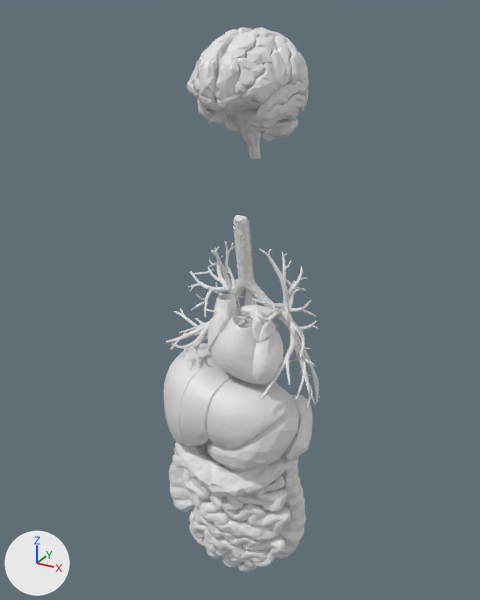
Two versions of the glTF model public/modelli/organi.glb, one commit apart.
The view is the same before and after, from a 50 mm camera at (0.416, -0.859, 1.652) aimed at (-0.017, -0.072, 1.258). The axes (+X, +Y, +Z) are drawn at lower left. The lights are the same throughout. The picture after the commit comes second. Where no turn or scale is listed for an object, it has been applied to the vertices.

Before the edit, the objects in view are built like this:
```python
me_fj2428 = bpy.data.meshes.new('FJ2428')
me_fj2428.from_pydata(...)  # 1869 vertices, 3724 faces; spans x -0.051..0.051, y -0.0467..0.0467, z -0.0458..0.0458
me_fj2561 = bpy.data.meshes.new('FJ2561')
me_fj2561.from_pydata(...)  # 124 vertices, 244 faces; spans x -0.029..0.029, y -0.0472..0.0472, z -0.0349..0.0349
me_fj2819 = bpy.data.meshes.new('FJ2819')
me_fj2819.from_pydata(...)  # 518 vertices, 1032 faces; spans x -0.0375..0.0375, y -0.0414..0.0414, z -0.0332..0.0332
ob_fj2428 = bpy.data.objects.new('FJ2428', me_fj2428)
ob_fj2428.location = (0.028, -0.13, 1.22)
ob_fj2561 = bpy.data.objects.new('FJ2561', me_fj2561)
ob_fj2561.location = (0.085, -0.093, 1.087)
ob_fj2819 = bpy.data.objects.new('FJ2819', me_fj2819)
ob_fj2819.location = (0.036, -0.161, 1.12)
# also in view: 'FJ2567' at (0.05, -0.096, 0.942); 'FJ2824' at (-0.063, -0.135, 1.146); 'FJ1789' at (0.051, -0.069, 1.539); 'FJ1787' at (0.032, -0.116, 1.591); 'FJ2564' at (0.038, -0.138, 1.098)
```
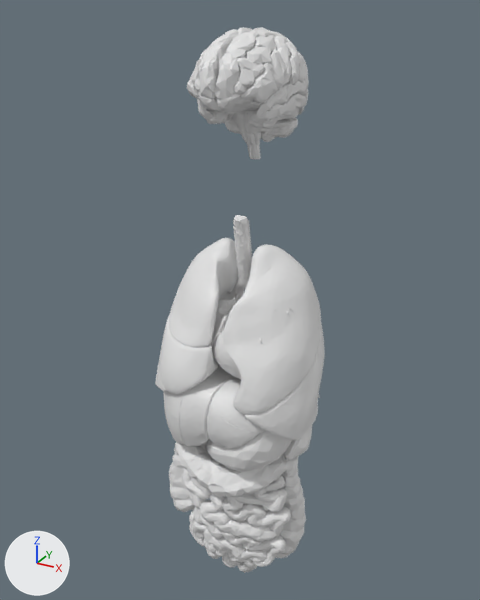
Edits to the scene script, one JSON object a line:
```json
{"op": "add", "block": "me_za_superior_lobe_of_right_lung", "code": ["me_za_superior_lobe_of_right_lung = bpy.data.meshes.new('ZA-superior-lobe-of-right-lung')", "me_za_superior_lobe_of_right_lung.from_pydata(...)  # 1190 vertices, 2324 faces; spans x -0.0533..0.0533, y -0.0746..0.0746, z -0.0657..0.0657"]}
{"op": "add", "block": "me_za_superior_lobe_of_left_lung", "code": ["me_za_superior_lobe_of_left_lung = bpy.data.meshes.new('ZA-superior-lobe-of-left-lung')", "me_za_superior_lobe_of_left_lung.from_pydata(...)  # 1409 vertices, 2786 faces; spans x -0.054..0.054, y -0.082..0.082, z -0.101..0.101"]}
{"op": "add", "block": "me_za_middle_lobe_of_right_lung", "code": ["me_za_middle_lobe_of_right_lung = bpy.data.meshes.new('ZA-middle-lobe-of-right-lung')", "me_za_middle_lobe_of_right_lung.from_pydata(...)  # 1116 vertices, 2217 faces; spans x -0.0568..0.0568, y -0.0718..0.0718, z -0.0496..0.0496"]}
{"op": "add", "block": "me_za_inferior_lobe_of_right_lung", "code": ["me_za_inferior_lobe_of_right_lung = bpy.data.meshes.new('ZA-inferior-lobe-of-right-lung')", "me_za_inferior_lobe_of_right_lung.from_pydata(...)  # 1273 vertices, 2535 faces; spans x -0.062..0.062, y -0.084..0.084, z -0.086..0.086"]}
{"op": "add", "block": "me_za_inferior_lobe_of_left_lung", "code": ["me_za_inferior_lobe_of_left_lung = bpy.data.meshes.new('ZA-inferior-lobe-of-left-lung')", "me_za_inferior_lobe_of_left_lung.from_pydata(...)  # 1396 vertices, 2776 faces; spans x -0.054..0.054, y -0.087..0.087, z -0.093..0.093"]}
{"op": "add", "block": "ob_za_superior_lobe_of_right_lung", "code": ["ob_za_superior_lobe_of_right_lung = bpy.data.objects.new('ZA-superior-lobe-of-right-lung', me_za_superior_lobe_of_right_lung)", "ob_za_superior_lobe_of_right_lung.location = (-0.06, -0.105, 1.289)"]}
{"op": "add", "block": "ob_za_superior_lobe_of_left_lung", "code": ["ob_za_superior_lobe_of_left_lung = bpy.data.objects.new('ZA-superior-lobe-of-left-lung', me_za_superior_lobe_of_left_lung)", "ob_za_superior_lobe_of_left_lung.location = (0.064, -0.114, 1.254)"]}
{"op": "add", "block": "ob_za_middle_lobe_of_right_lung", "code": ["ob_za_middle_lobe_of_right_lung = bpy.data.objects.new('ZA-middle-lobe-of-right-lung', me_za_middle_lobe_of_right_lung)", "ob_za_middle_lobe_of_right_lung.location = (-0.062, -0.126, 1.2)"]}
{"op": "add", "block": "ob_za_inferior_lobe_of_right_lung", "code": ["ob_za_inferior_lobe_of_right_lung = bpy.data.objects.new('ZA-inferior-lobe-of-right-lung', me_za_inferior_lobe_of_right_lung)", "ob_za_inferior_lobe_of_right_lung.location = (-0.065, -0.104, 1.193)"]}
{"op": "add", "block": "ob_za_inferior_lobe_of_left_lung", "code": ["ob_za_inferior_lobe_of_left_lung = bpy.data.objects.new('ZA-inferior-lobe-of-left-lung', me_za_inferior_lobe_of_left_lung)", "ob_za_inferior_lobe_of_left_lung.location = (0.071, -0.106, 1.195)"]}
```

Boxes [x1, y1, x2, y2] around the edits, measured in the pictures (480 x 600 px):
```json
{"object": "ZA-superior-lobe-of-left-lung", "change": "added", "after": [223, 244, 321, 414]}
{"object": "ZA-superior-lobe-of-right-lung", "change": "added", "after": [169, 238, 243, 347]}
{"object": "ZA-inferior-lobe-of-left-lung", "change": "added", "after": [244, 322, 325, 440]}
{"object": "ZA-middle-lobe-of-right-lung", "change": "added", "after": [159, 314, 218, 394]}
{"object": "ZA-inferior-lobe-of-right-lung", "change": "added", "after": [155, 290, 244, 392], "on screen": "mostly hidden"}
{"object": "FJ2428", "change": "unchanged, covered by the edit", "before": [211, 316, 284, 385], "after": [212, 330, 241, 380]}
{"object": "FJ2818", "change": "unchanged, covered by the edit", "before": [210, 377, 287, 434], "after": [210, 377, 265, 434]}
{"object": "FJ2824", "change": "unchanged, covered by the edit", "before": [163, 343, 219, 418], "after": [163, 364, 219, 418]}
```
